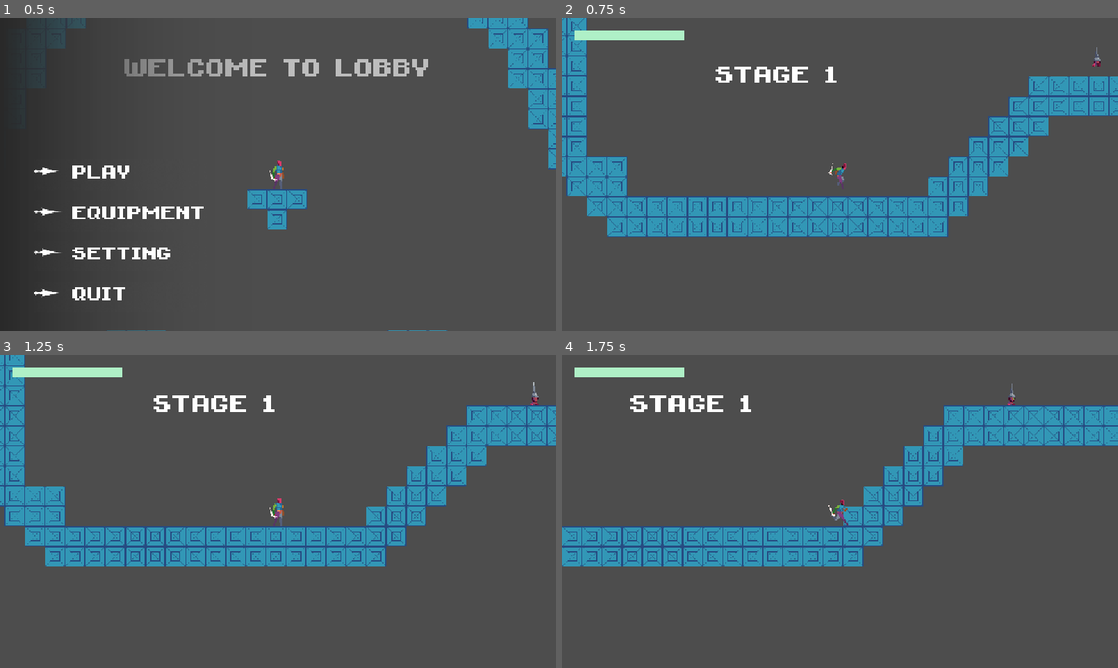
Above: before the commit, frames 1-4 (two rows, left to right).
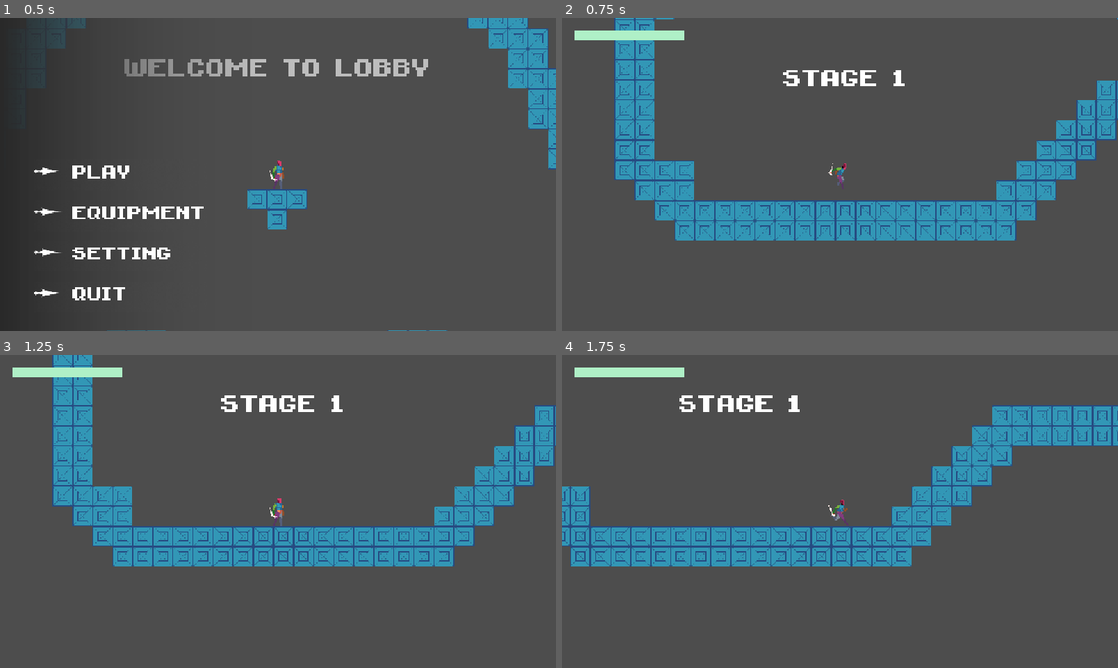
Above: after the commit, the same moments.

Repository: jbradlim08/MindBlade
Game: Godot game, scene res://scene/game/main_menu.tscn
The game is run twice, just before and just after one commit, with the same random seed, the same clock (stepped at 60 frames per second) and the same inputs.
Inputs (mouse positions are in pixels of both pictures, inside the frame that each line leads up to):
- Up to frame 1 (0.5 s): no input
- Up to frame 2 (0.75 s): click (684, 174) at 0.5 s
- Up to frame 3 (1.25 s): no input
- Up to frame 4 (1.75 s): tap Enter at 1.25 s; move the mouse to (962, 495) at 1.27 s; hold D (right) from 1.28 s (still down); tap Space (dash) at 1.35 s; tap W (jump) at 1.52 s; click (962, 495) at 1.55 s

Frame 1 is identical in both runs. In frame 2, 23% of the frame differs, in the area x 0-100%, y 0-72%; in frame 3, 21%; in frame 4, 12%.

Commit message:
Implement ATTACK state using AttackDomain Area2D. If the player is inside the domain, then can_attack is always true, otherwise false

Diff:
--- a/character/base_player.gd
+++ b/character/base_player.gd
@@ -287,7 +287,6 @@
 
 func hurt() -> void:
 	GameManager.can_get_input = false
-
 	#var dir = sign(global_position.x - enemy_pos.x) # only return the sign
 	#if dir == 0.0:
 		#dir = 1.0 # normalized
@@ -343,7 +342,7 @@
 #region Who I Hit
 func _on_hitbox_area_entered(area: Area2D) -> void:
 	if area.is_in_group("enemy_hurt"):
-		area.get_parent().take_damage(final_damage(), global_position)
+		area.get_parent().take_damage(final_damage())
 		SignalManager.on_player_hit.emit(area.global_position)
 #endregion
 
--- a/character/base_player.tscn
+++ b/character/base_player.tscn
@@ -4,7 +4,7 @@
 
 [node name="BasePlayer" type="CharacterBody2D" groups=["player_body"]]
 z_index = 5
-collision_mask = 2696
+collision_mask = 2688
 script = ExtResource("1_jm0mr")
 
 [node name="Sprite2D" type="Sprite2D" parent="."]
--- a/character/vier/mind_blade.gd
+++ b/character/vier/mind_blade.gd
@@ -195,7 +195,7 @@
 func _on_hitbox_area_entered(area: Node2D) -> void:
 	set_state(BladeState.RETURN)
 	if area.is_in_group("enemy_hurt"):
-		area.get_parent().take_damage(DataManager.get_blade_dmg(), global_position)
+		area.get_parent().take_damage(DataManager.get_blade_dmg())
 		SignalManager.on_player_hit.emit(area.global_position)
 
 # for recalling the blade one by one
--- a/enemy/base_enemy.gd
+++ b/enemy/base_enemy.gd
@@ -4,15 +4,14 @@
 
 signal enemy_die
 
-@onready var anim_player: AnimationPlayer = $AnimationPlayer
-@onready var anim_tree: AnimationTree = $AnimationTree
+@onready var anim: AnimationPlayer = $AnimationPlayer
+#@onready var anim_tree: AnimationTree = $AnimationTree
 @onready var body_col: CollisionShape2D = $BodyCollision
-@onready var hitbox_col: CollisionShape2D = $Hitbox/HitboxCollision
+@onready var hitbox_col: CollisionPolygon2D = $Hitbox/HitboxCollision
 @onready var hurtbox_col: CollisionShape2D = $Hurtbox/HurtboxCollision
 @onready var health_bar: TextureProgressBar = $HealthBar
 
 var player_ref: Player
-var player_pos: Vector2 = Vector2.ZERO
 var hp: float
 var points: int
 
@@ -29,8 +28,7 @@
 	pass
 
 #region HealthPoint
-func take_damage(amount: int, player_pos: Vector2) -> void:
-	self.player_pos = player_pos
+func take_damage(amount: int) -> void:
 	health_bar.show()
 	hp -= amount
 	health_bar.set_hp(hp)
--- a/enemy/base_enemy.tscn
+++ b/enemy/base_enemy.tscn
@@ -6,7 +6,7 @@
 [node name="BaseEnemy" type="CharacterBody2D" groups=["enemy_body"]]
 z_index = 2
 collision_layer = 8
-collision_mask = 641
+collision_mask = 640
 script = ExtResource("1_rgntv")
 
 [node name="ScreenNotifier" type="VisibleOnScreenNotifier2D" parent="."]
@@ -20,7 +20,7 @@
 collision_layer = 16
 collision_mask = 4
 
-[node name="HitboxCollision" type="CollisionShape2D" parent="Hitbox"]
+[node name="HitboxCollision" type="CollisionPolygon2D" parent="Hitbox"]
 
 [node name="Hurtbox" type="Area2D" parent="." groups=["enemy_hurt"]]
 collision_layer = 32
--- a/enemy/ground/headknife.gd
+++ b/enemy/ground/headknife.gd
@@ -17,6 +17,7 @@
 @onready var ground_detector: RayCast2D = $GroundDetector
 @onready var player_detector: RayCast2D = $PlayerDetector
 @onready var movement_timer: Timer = $MovementTimer
+@onready var attack_col: CollisionShape2D = $AttackDomain/AttackCollision
 
 @export var gravity_scale: float = 0.5
 @export var speed: float = 70.0
@@ -32,8 +33,9 @@
 # can do state
 var can_patrol: bool = true
 var can_go_down: bool = true
-var can_attack: bool = true
+var can_attack: bool = false
 var can_hurt: bool = true
+var can_change_state: bool = true
 
 
 func _ready() -> void:
@@ -43,6 +45,7 @@
 
 func _physics_process(delta: float) -> void:
 	super(delta)
+
 	apply_gravity(delta)
 	check_all_detector()
 	update_to_player_dir()
@@ -90,6 +93,9 @@
 	#print(dir)
 
 func handle_movement() -> void:
+	if cur_state == HKState.HURT:
+		return
+
 	velocity.x = dir * state_velocity_x
 
 func handle_facing() -> void:
@@ -97,12 +103,14 @@
 		return
 	if dir > 0.0:
 		sprite.flip_h = false
-		hitbox_col.position.x = 17.5
+		hitbox_col.scale.x = 1.0
+		attack_col.position.x = 17.5
 		ground_detector.position.x = 25
 		front_detector.target_position.x = 18
 	elif dir < 0.0:
 		sprite.flip_h = true
-		hitbox_col.position.x = -17.5
+		hitbox_col.scale.x = -1.0
+		attack_col.position.x = -17.5
 		ground_detector.position.x = -25
 		front_detector.target_position.x = -18
 
@@ -115,7 +123,8 @@
 			dir = -1.0
 
 func handle_attack() -> void:
-	pass
+	if can_attack:
+		set_state(HKState.ATTACK)
 
 func update_to_player_dir() -> void:
 	if global_position.x <= player_ref.global_position.x:
@@ -161,7 +170,7 @@
 
 #region State
 func set_state(new_state: HKState) -> void:
-	if cur_state == new_state:
+	if cur_state == new_state or not can_change_state:
 		return
 
 	cur_state = new_state
@@ -186,42 +195,54 @@
 func idle() -> void:
 	dir = 0.0
 	state_velocity_x = 0.0
-	anim_player.play("idle")
+	anim.play("idle")
 	movement_timer.start()
 	front_detector.enabled = false
 
 func patrol() -> void:
 	state_velocity_x = speed
-	anim_player.play("patrol")
+	anim.play("patrol")
 	movement_timer.start()
 	front_detector.enabled = true
 
 func charge() -> void:
 	state_velocity_x = charge_speed
-	anim_player.play("charge")
+	anim.play("charge")
 	movement_timer.stop()
 	front_detector.enabled = false
 
 func attack() -> void:
-	anim_player.play("attack")
+	set_physics_process(false)
+	dir = 0.0
+	state_velocity_x = 0.0
+
+	anim.play("attack")
+	await anim.animation_finished
+
+	set_physics_process(true)
 
 func jump() -> void:
-	anim_player.play("jump")
+	anim.play("jump")
 
 func fall() -> void:
-	anim_player.play("fall")
+	anim.play("fall")
 
 func hurt() -> void:
-	set_physics_process(false)
-	anim_player.play("hurt")
-	await anim_player.animation_finished
-	state_velocity_x = 0.0
-	set_physics_process(true)
+	# to avoid physics set to false when attacking
+	can_change_state = false
+
+	velocity.x = -to_player_dir * 200
+	velocity.y = -100
+
+	anim.play("hurt")
+	await anim.animation_finished
+
+	can_change_state = true
 	set_state(HKState.IDLE)
 
 func die() -> void:
 	set_physics_process(false)
-	anim_player.play("die")
+	anim.play("die")
 	state_velocity_x = 0.0
 	health_bar.hide()
 	Utils.toggle_collision_shape(hurtbox_col, false)
@@ -230,16 +251,16 @@
 #endregion
 
 #region HealthPoint
-func take_damage(amount: int, player_pos: Vector2) -> void:
+func take_damage(amount: int) -> void:
 	set_state(HKState.HURT)
-	super(amount, player_pos)
+	super(amount)
 
 #endregion
 
 #region Signal
 func _on_hitbox_area_entered(area: Area2D) -> void:
 	if area.is_in_group("player_hurt"):
-		area.get_parent().take_damage(DataManager.get_dmg_default(), global_position)
+		area.get_parent().take_damage(DataManager.get_dmg_default())
 
 
 # interchange between IDLE and PATROL
@@ -250,3 +271,11 @@
 		dir = 1.0 if randi_range(0, 1) == 0 else -1.0
 	elif cur_state == HKState.PATROL:
 		set_state(HKState.IDLE)
+
+
+func _on_attack_domain_body_entered(body: Node2D) -> void:
+	can_attack = true
+
+
+func _on_attack_domain_body_exited(body: Node2D) -> void:
+	can_attack = false
--- a/enemy/ground/headknife.tscn
+++ b/enemy/ground/headknife.tscn
@@ -7,9 +7,6 @@
 [sub_resource type="CapsuleShape2D" id="CapsuleShape2D_eyo82"]
 radius = 5.0
 height = 20.0
-
-[sub_resource type="RectangleShape2D" id="RectangleShape2D_eyo82"]
-size = Vector2(25, 39)
 
 [sub_resource type="CapsuleShape2D" id="CapsuleShape2D_kc6ms"]
 radius = 5.0
@@ -296,6 +293,9 @@
 &"patrol": SubResource("Animation_fj8b2")
 }
 
+[sub_resource type="RectangleShape2D" id="RectangleShape2D_kc6ms"]
+size = Vector2(30, 39)
+
 [node name="HeadKnife" instance=ExtResource("1_eqcei")]
 script = ExtResource("2_eyo82")
 gravity_scale = 0.5
@@ -313,8 +313,7 @@
 shape = SubResource("CapsuleShape2D_eyo82")
 
 [node name="HitboxCollision" parent="Hitbox" index="0"]
-position = Vector2(17.5, -12.5)
-shape = SubResource("RectangleShape2D_eyo82")
+polygon = PackedVector2Array(30, 7, 30, -15, 16, -31, -6, -32)
 disabled = true
 
 [node name="HurtboxCollision" parent="Hurtbox" index="0"]
@@ -333,20 +332,25 @@
 wait_time = 3.5
 autostart = true
 
-[node name="FrontDetector" type="RayCast2D" parent="." index="8"]
+[node name="AttackDomain" type="Area2D" parent="." index="8"]
+
+[node name="AttackCollision" type="CollisionShape2D" parent="AttackDomain" index="0"]
+position = Vector2(15, -12.5)
+shape = SubResource("RectangleShape2D_kc6ms")
+
+[node name="FrontDetector" type="RayCast2D" parent="." index="9"]
 target_position = Vector2(18, 0)
 collision_mask = 2560
 
-[node name="GroundDetector" type="RayCast2D" parent="." index="9"]
+[node name="GroundDetector" type="RayCast2D" parent="." index="10"]
 position = Vector2(18, 0)
 collision_mask = 512
 
-[node name="PlayerDetector" type="RayCast2D" parent="." index="10"]
+[node name="PlayerDetector" type="RayCast2D" parent="." index="11"]
 target_position = Vector2(0, 200)
 collision_mask = 513
 
-[node name="ViewTester" type="Node2D" parent="." index="11"]
-visible = false
+[node name="ViewTester" type="Node2D" parent="." index="12"]
 
 [node name="RayCast2D" type="RayCast2D" parent="ViewTester" index="0"]
 rotation = 1.88496
@@ -359,8 +363,10 @@
 [node name="Area2D" type="Area2D" parent="ViewTester" index="2"]
 
 [node name="CollisionPolygon2D" type="CollisionPolygon2D" parent="ViewTester/Area2D" index="0"]
-polygon = PackedVector2Array(-191, -62, -191, 62, 0, 0)
+polygon = PackedVector2Array(-268, -87, -268, 87, 0, 0)
 
 [connection signal="area_entered" from="Hitbox" to="." method="_on_hitbox_area_entered"]
 [connection signal="body_entered" from="Hitbox" to="." method="_on_hitbox_body_entered"]
 [connection signal="timeout" from="MovementTimer" to="." method="_on_movement_timer_timeout"]
+[connection signal="body_entered" from="AttackDomain" to="." method="_on_attack_domain_body_entered"]
+[connection signal="body_exited" from="AttackDomain" to="." method="_on_attack_domain_body_exited"]
--- a/scene/game/level.tscn
+++ b/scene/game/level.tscn
@@ -27,14 +27,13 @@
 
 [node name="ObjectContainer" parent="." instance=ExtResource("3_jnrmd")]
 
-[node name="Vier" parent="." node_paths=PackedStringArray("danger_tilemap") groups=["player"] instance=ExtResource("2_jnrmd")]
-position = Vector2(468, 471)
-danger_tilemap = NodePath("../Danger")
+[node name="HeadKnife" parent="." instance=ExtResource("8_kapys")]
+position = Vector2(1010, 262)
+
+[node name="Vier" parent="." instance=ExtResource("2_jnrmd")]
+position = Vector2(360, 465)
 
 [node name="Camera" parent="Vier" instance=ExtResource("8_u2b8d")]
-
-[node name="HeadKnife" parent="." instance=ExtResource("8_kapys")]
-position = Vector2(876, 291)
 
 [node name="Control" type="Control" parent="."]
 layout_mode = 3
--- a/scene/game/main_menu.tscn
+++ b/scene/game/main_menu.tscn
@@ -86,6 +86,7 @@
 
 [node name="Vier" parent="." groups=["player"] instance=ExtResource("2_mh7ac")]
 position = Vector2(498, -16)
+collision_mask = 2696
 
 [node name="Camera" parent="Vier" instance=ExtResource("4_iml6r")]
 
